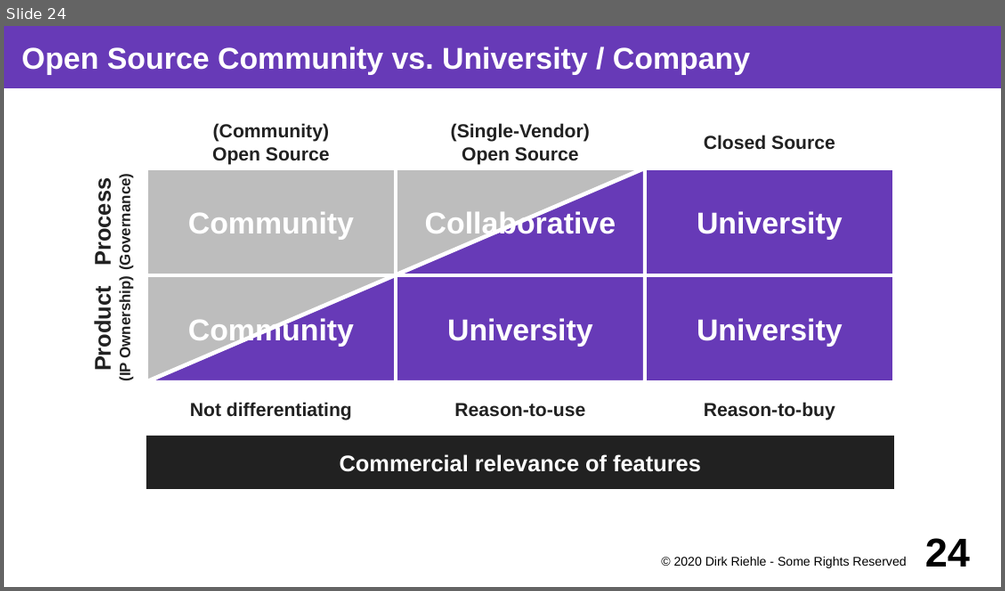
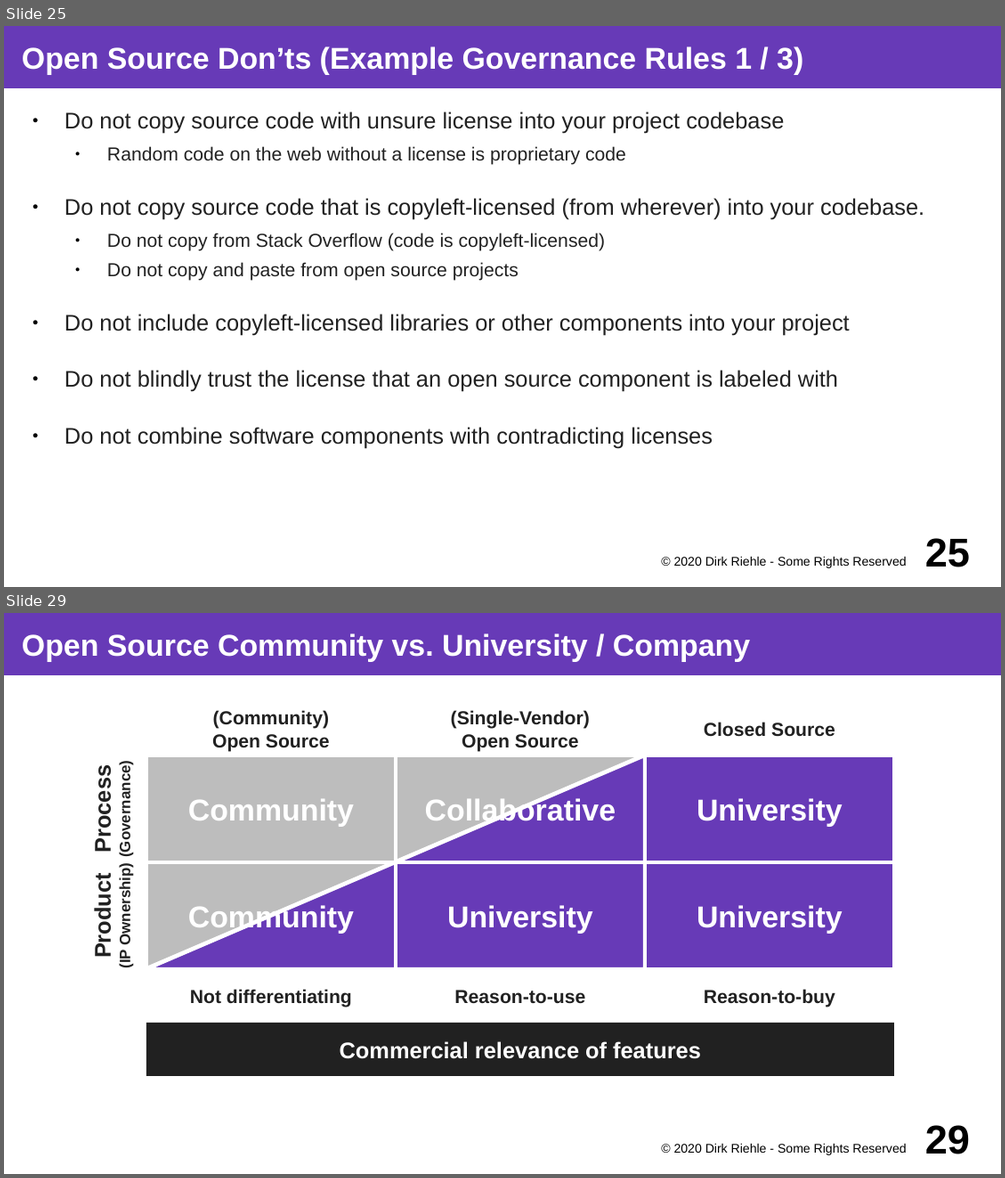
Before and after one commit to dirkriehle/coss-course, a slide deck: Lecture slides/COSS D02 - Research and Startup.odp. Shown one above the other, each under a label of ours: slide 24 before the commit, slides 25 and 29 after it; the slides between them are not shown. The pictures are 1005x591 and 1005x1178 pixels, drawn with LibreOffice and Linux fonts; fonts in the diff are those of the drawing. Boxes give left, top, right and bottom in pixels: in the first picture for what was removed or moved away, otherwise in the second. Text is boxed around its words. In the diff, an @@ line names an element or a change of style, - is before the commit and + after.

```diff
--- a/Lecture slides/COSS D02 - Research and Startup.odp
+++ b/Lecture slides/COSS D02 - Research and Startup.odp
@@ slide 25 added at box(4, 26, 1001, 587), background #FFFFFF @@
@@ title added at box(4, 26, 1001, 88), fill #673AB7, 24 pt, text #FFFFFF, bold @@
+Open Source Don’ts (Example Governance Rules 1 / 3)
@@ text added at box(65, 111, 924, 448), 18 pt, text #212121 @@
+● Do not copy source code with unsure license into your project codebase
+  ● Random code on the web without a license is proprietary code
+● Do not copy source code that is copyleft-licensed (from wherever) into your codebase.
+  ● Do not copy from Stack Overflow (code is copyleft-licensed)
+  ● Do not copy and paste from open source projects
+● Do not include copyleft-licensed libraries or other components into your project
+● Do not blindly trust the license that an open source component is labeled with
+● Do not combine software components with contradicting licenses
@@ text added at box(674, 556, 906, 568), 10 pt, text #000000 @@
+© 2020 Dirk Riehle - Some Rights Reserved
@@ page number added at box(925, 538, 970, 567), 32 pt, text #000000, bold @@
+25
@@ what was slide 24 is now slide 29 @@
@@ page number at box(925, 1125, 970, 1154): text changed @@
-24
+29
```
Also in this commit, not shown: 5 slides changed, 4 other slides added, 4 other files.
